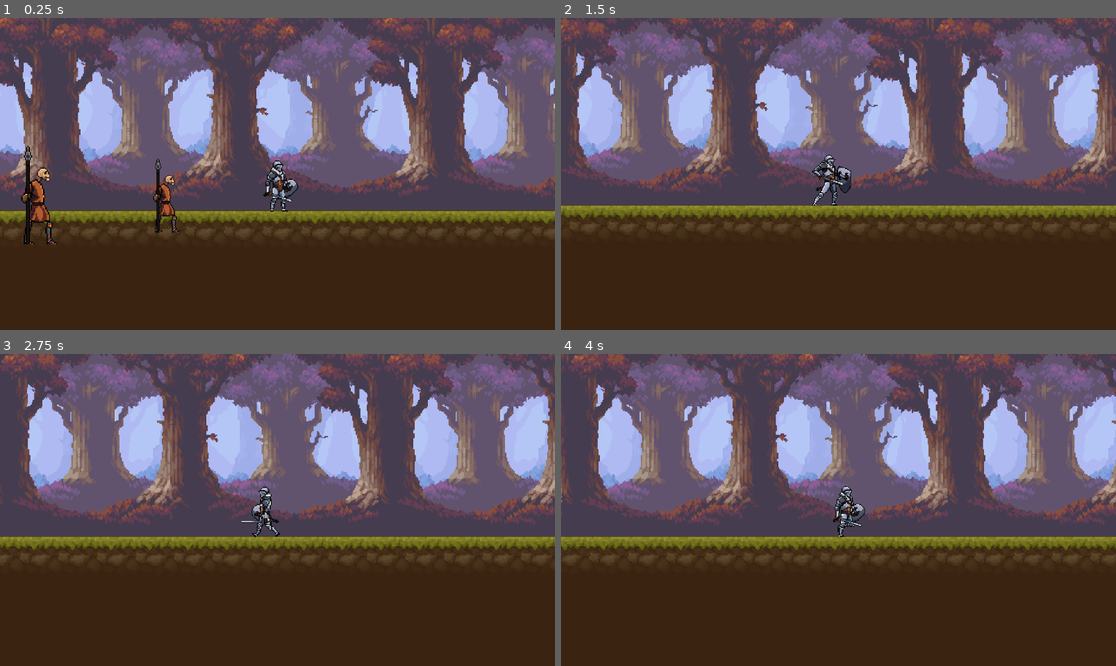
Above: before the commit, frames 1-4 (two rows, left to right).
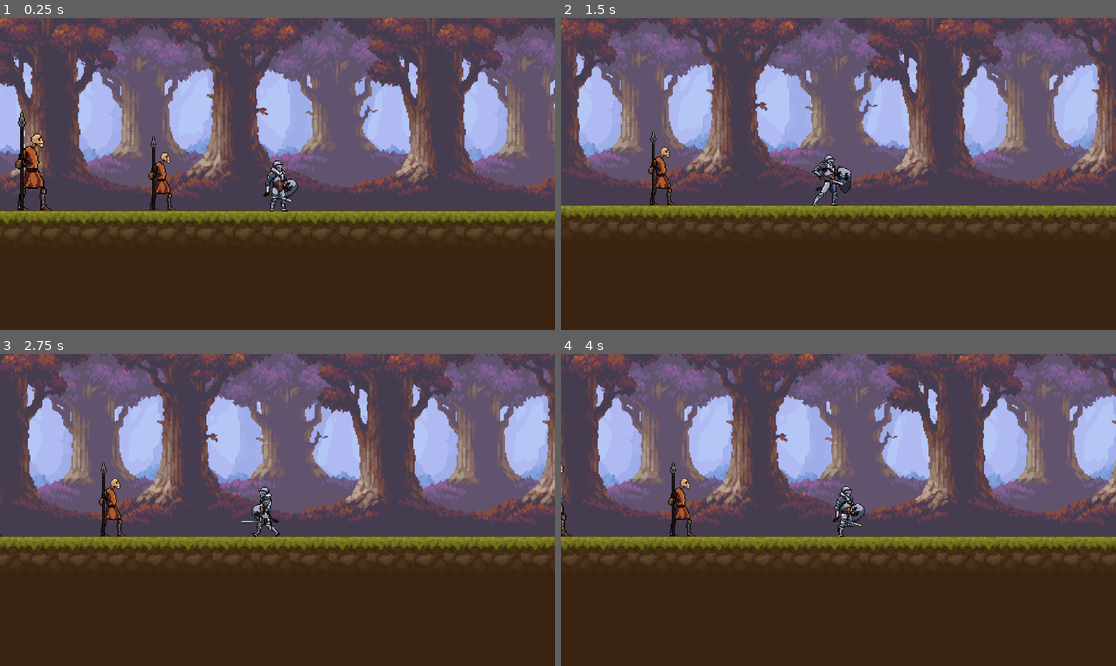
Above: after the commit, the same moments.

Repository: ahmadwaddahschool-cmyk/spirits-of-the-sun
Game: Godot game, scene res://scenes/map.tscn
Same seed, same stepped clock (60 frames per second), same inputs: the game is played once before the commit and once after it.
Inputs (mouse positions are in pixels of both pictures, inside the frame that each line leads up to):
- Up to frame 1 (0.25 s): no input
- Up to frame 2 (1.5 s): tap Enter (ui_accept) at 0.5, 0.77 s; move the mouse to (960, 158) at 0.52 s; hold Right (ui_right) from 0.53 s (still down); click (960, 158) at 0.6 s; move the mouse to (727, 189) at 1.27 s; click (727, 189) at 1.35 s
- Up to frame 3 (2.75 s): tap Enter (ui_accept) at 1.52 s; move the mouse to (333, 441) at 2.02 s; release Right (ui_right) at 2.03 s; hold Left (ui_left) from 2.03 s (still down); click (333, 441) at 2.1 s
- Up to frame 4 (4 s): move the mouse to (810, 572) at 2.77 s; release Left (ui_left) at 2.78 s; hold Right (ui_right) from 2.78 s (still down); click (810, 572) at 2.85 s; tap Enter (ui_accept) at 3.02, 3.77 s; move the mouse to (1005, 556) at 3.52 s; click (1005, 556) at 3.6 s

The runs differ from the first frame. In frame 1, 2.1% of the frame differs, in the area x 2-33%, y 30-73%; in frame 2, 0.5%; in frame 3, 0.5%; in frame 4, 0.6%.

Commit message:
fuck u ahmad

Diff:
--- a/new-game-project/project.godot
+++ b/new-game-project/project.godot
@@ -17,8 +17,8 @@
 
 [global_group]
 
-enemies=""
 player=""
+enemy=""
 
 [input]
 
--- /dev/null
+++ b/new-game-project/scenes/attack_enemy.tscn
@@ -0,0 +1,15 @@
+[gd_scene load_steps=3 format=3 uid="uid://da4g0wpgle1qk"]
+
+[ext_resource type="Script" uid="uid://ctd8hk2535jne" path="res://scripts/attack_enemy.gd" id="1_58vdd"]
+
+[sub_resource type="RectangleShape2D" id="RectangleShape2D_cbtqc"]
+size = Vector2(20, 8)
+
+[node name="attack_enemy" type="Area2D"]
+collision_layer = 4
+collision_mask = 3
+script = ExtResource("1_58vdd")
+
+[node name="CollisionShape2D" type="CollisionShape2D" parent="."]
+position = Vector2(-1, 0)
+shape = SubResource("RectangleShape2D_cbtqc")
--- a/new-game-project/scenes/enemy_2.tscn
+++ b/new-game-project/scenes/enemy_2.tscn
@@ -254,19 +254,18 @@
 [sub_resource type="RectangleShape2D" id="RectangleShape2D_l21ug"]
 size = Vector2(28, 56)
 
-[node name="CharacterBody2D" type="CharacterBody2D" groups=["enemies"]]
-collision_layer = 4
-collision_mask = 2
+[node name="CharacterBody2D" type="CharacterBody2D" groups=["enemy"]]
+position = Vector2(-1, 0)
+collision_layer = 2
+collision_mask = 3
 script = ExtResource("1_a2yeo")
 
 [node name="AnimatedSprite2D" type="AnimatedSprite2D" parent="."]
-position = Vector2(199, 57.5)
+position = Vector2(194, 58)
 sprite_frames = SubResource("SpriteFrames_fapi5")
 animation = &"idle"
 autoplay = "idle"
 
 [node name="CollisionShape2D" type="CollisionShape2D" parent="."]
-light_mask = 2
-visibility_layer = 4
-position = Vector2(194, 71)
+position = Vector2(188, 71)
 shape = SubResource("RectangleShape2D_l21ug")
--- a/new-game-project/scenes/map.tscn
+++ b/new-game-project/scenes/map.tscn
@@ -2877,8 +2877,6 @@
 texture = ExtResource("3_nakos")
 
 [node name="TileMap" type="TileMap" parent="."]
-light_mask = 5
-visibility_layer = 3
 position = Vector2(-3, 0)
 tile_set = SubResource("TileSet_gldc4")
 format = 2
--- a/new-game-project/scenes/player_knight.tscn
+++ b/new-game-project/scenes/player_knight.tscn
@@ -371,6 +371,7 @@
 size = Vector2(20, 61)
 
 [node name="player-knight" type="CharacterBody2D" groups=["player"]]
+collision_mask = 3
 script = ExtResource("1_48q1q")
 
 [node name="AnimatedSprite2D" type="AnimatedSprite2D" parent="."]
--- /dev/null
+++ b/new-game-project/scripts/attack_enemy.gd
@@ -0,0 +1,31 @@
+extends Area2D
+
+var damage = 5
+var attack_owner = ""  # "player" or "enemy"
+
+func _ready():
+	# Connect to body_entered signal
+	body_entered.connect(_on_body_entered)
+
+	# Auto-destroy after a short time
+	await get_tree().create_timer(0.2).timeout
+	queue_free()
+
+func set_damage(value):
+	damage = value
+
+func set_owner_type(owner_type: String):
+	attack_owner = owner_type
+
+func _on_body_entered(body):
+	print("Attack hit something: ", body.name, " | Owner: ", attack_owner)
+
+	# Only damage the opposite type
+	if attack_owner == "player" and body.is_in_group("enemy"):
+		if body.has_method("take_damage"):
+			body.take_damage(damage)
+			print("Player hit enemy for ", damage, " damage!")
+	elif attack_owner == "enemy" and body.is_in_group("player"):
+		if body.has_method("take_damage"):
+			body.take_damage(damage)
+			print("Enemy hit player for ", damage, " damage!")
--- a/new-game-project/scripts/enemy_2.gd
+++ b/new-game-project/scripts/enemy_2.gd
@@ -1,159 +1,162 @@
 extends CharacterBody2D
 
 @onready var animated_sprite_2d: AnimatedSprite2D = $AnimatedSprite2D
+@onready var attack_scene = preload("res://scenes/attack_enemy.tscn")
 
 const SPEED = 50.0
-const CHASE_RANGE = 200.0
-const ATTACK_RANGE = 40.0
-const ATTACK_DAMAGE = 4
+const ATTACK_DAMAGE = 5
 const MAX_HEALTH = 10
+const ATTACK_RANGE = 50.0
+const STOP_DISTANCE = 40.0
+const ATTACK_COOLDOWN = 2.0
+const DETECTION_RANGE = 200.0
 
 var gravity = ProjectSettings.get_setting("physics/2d/default_gravity")
 var health = MAX_HEALTH
+var is_attacking = false
+var attack_timer = 0.0
+var attack_cooldown_timer = 0.0
+var locked_y_position = 0.0
 var player = null
-var is_attacking = false
-var is_hurt = false
-var is_dead = false
-var attack_cooldown = 0.0
-var locked_y_position = 0.0
 
 func _ready():
 	print("Enemy spawned with health: ", health)
-	# Connect animation finished signal
-	if animated_sprite_2d:
-		animated_sprite_2d.animation_finished.connect(_on_animation_finished)
+	# Add to enemy group
+	add_to_group("enemy")
+
+	# Find the player in the scene
+	player = get_tree().get_first_node_in_group("player")
+	if not player:
+		print("Warning: No player found! Make sure player is in 'player' group")
 
 func _physics_process(delta):
-	# Don't process if dead
-	if is_dead:
-		return
+	# Handle attack timer
+	if is_attacking:
+		attack_timer -= delta
+		if attack_timer <= 0:
+			is_attacking = false
+			print("Enemy attack finished")
 
-	# Apply gravity (same as player)
+	# Handle attack cooldown
+	if attack_cooldown_timer > 0:
+		attack_cooldown_timer -= delta
+
+	# Add gravity
 	if not is_on_floor():
 		velocity.y += gravity * delta
 
-	# Handle attack cooldown
-	if attack_cooldown > 0:
-		attack_cooldown -= delta
+	# AI behavior
+	if player and is_instance_valid(player):
+		var distance_to_player = position.distance_to(player.position)
 
-	# Lock Y position during hurt or attack (same as player)
-	if is_hurt or is_attacking:
-		velocity.x = 0
+		# Check if player is in detection range
+		if distance_to_player < DETECTION_RANGE:
+			# Check if player is in attack range
+			if distance_to_player < ATTACK_RANGE and is_on_floor() and not is_attacking and attack_cooldown_timer <= 0:
+				perform_attack()
+			elif not is_attacking and distance_to_player > STOP_DISTANCE:
+				# Only move if farther than stop distance
+				move_towards_player(distance_to_player)
+			elif not is_attacking:
+				# Stop and idle when close
+				velocity.x = move_toward(velocity.x, 0, SPEED * 2)
+				animated_sprite_2d.play("idle")
+
+				# Face the player
+				if player.position.x > position.x:
+					animated_sprite_2d.flip_h = false
+				else:
+					animated_sprite_2d.flip_h = true
+		elif not is_attacking:
+			# Idle when player is far
+			animated_sprite_2d.play("idle")
+			velocity.x = move_toward(velocity.x, 0, SPEED)
+	else:
+		# No player, just idle
+		if not is_attacking:
+			animated_sprite_2d.play("idle")
+			velocity.x = move_toward(velocity.x, 0, SPEED)
+
+	# During attack, lock vertical movement and stop horizontal
+	if is_attacking:
 		velocity.y = 0
 		position.y = locked_y_position
-		move_and_slide()
-		# Update locked position when on floor
-		if is_on_floor() and not is_attacking and not is_hurt:
-			locked_y_position = position.y
+		velocity.x = move_toward(velocity.x, 0, SPEED * 3)
+
+	move_and_slide()
+
+	# Update locked position if on floor and not attacking
+	if is_on_floor() and not is_attacking:
+		locked_y_position = position.y
+
+func move_towards_player(distance: float):
+	# Don't move if too close
+	if distance < STOP_DISTANCE:
+		velocity.x = move_toward(velocity.x, 0, SPEED * 2)
 		return
 
-	# Find player if not already found
-	if player == null:
-		player = get_tree().get_first_node_in_group("player")
+	var direction = sign(player.position.x - position.x)
 
-	if player != null and not player.is_queued_for_deletion():
-		var distance_to_player = global_position.distance_to(player.global_position)
+	# Flip sprite based on direction
+	if direction > 0:
+		animated_sprite_2d.flip_h = false
+	elif direction < 0:
+		animated_sprite_2d.flip_h = true
 
-		# Flip sprite to face player
-		if player.global_position.x < global_position.x:
-			animated_sprite_2d.flip_h = true
-		else:
-			animated_sprite_2d.flip_h = false
-
-		# Check if in attack range
-		if distance_to_player <= ATTACK_RANGE and attack_cooldown <= 0 and is_on_floor():
-			attack_player()
-		# Check if in chase range
-		elif distance_to_player <= CHASE_RANGE:
-			chase_player()
-		else:
-			# Idle
-			velocity.x = move_toward(velocity.x, 0, SPEED)
-			if animated_sprite_2d:
-				animated_sprite_2d.play("idle")
-	else:
-		# No player, just idle
-		velocity.x = move_toward(velocity.x, 0, SPEED)
-		if animated_sprite_2d:
-			animated_sprite_2d.play("idle")
-
-	# Move and slide (same as player)
-	move_and_slide()
-
-	# Update locked position if on floor (same as player)
-	if is_on_floor() and not is_attacking and not is_hurt:
-		locked_y_position = position.y
-
-func chase_player():
-	var direction = sign(player.global_position.x - global_position.x)
+	# Move towards player
 	velocity.x = direction * SPEED
 
-	# Play run animation
-	if animated_sprite_2d:
-		animated_sprite_2d.play("run")
+	# Play walk animation
+	if is_on_floor():
+		animated_sprite_2d.play("walk")
 
-func attack_player():
+func perform_attack():
 	is_attacking = true
-	attack_cooldown = 1.5  # 1.5 seconds between attacks
+	attack_cooldown_timer = ATTACK_COOLDOWN
+
+	# Lock the Y position at attack start
 	locked_y_position = position.y
+	velocity.y = 0
 	velocity.x = 0
-	velocity.y = 0
 
-	# Play run+attack animation
-	if animated_sprite_2d:
-		if animated_sprite_2d.sprite_frames.has_animation("run + attack"):
-			animated_sprite_2d.play("run + attack")
+	# Face the player before attacking
+	if player and is_instance_valid(player):
+		if player.position.x > position.x:
+			animated_sprite_2d.flip_h = false
 		else:
-			# Fallback if run+attack doesn't exist
-			animated_sprite_2d.play("idle")
+			animated_sprite_2d.flip_h = true
 
-	# Deal damage to player in the middle of attack animation
-	await get_tree().create_timer(0.3).timeout
+	# Play attack animation
+	animated_sprite_2d.play("attack")
+	attack_timer = 1.0
 
-	if player != null and not player.is_queued_for_deletion():
-		if player.has_method("take_damage"):
-			player.take_damage(ATTACK_DAMAGE)
-			print("Enemy attacked player for ", ATTACK_DAMAGE, " damage!")
+	# Spawn attack hitbox
+	spawn_attack_hitbox()
+	print("Enemy attacking!")
+
+func spawn_attack_hitbox():
+	var attack_instance = attack_scene.instantiate()
+
+	# Position the attack in front of the enemy
+	var attack_offset = 30 if not animated_sprite_2d.flip_h else -30
+	attack_instance.position = position + Vector2(attack_offset, 0)
+
+	# Pass damage value and owner to the attack
+	if attack_instance.has_method("set_damage"):
+		attack_instance.set_damage(ATTACK_DAMAGE)
+	if attack_instance.has_method("set_owner_type"):
+		attack_instance.set_owner_type("enemy")
+
+	# Add to parent (scene root)
+	get_parent().add_child(attack_instance)
 
 func take_damage(amount):
-	if is_dead:
-		return
-
 	health -= amount
 	print("Enemy took ", amount, " damage! Health: ", health)
 
 	if health <= 0:
 		die()
-	else:
-		# Play hurt animation
-		is_hurt = true
-		locked_y_position = position.y
-		velocity.x = 0
-		velocity.y = 0
-		if animated_sprite_2d:
-			animated_sprite_2d.play("hurt")
 
 func die():
-	is_dead = true
-	velocity.x = 0
-	velocity.y = 0
 	print("Enemy died!")
-
-	# Play death animation
-	if animated_sprite_2d:
-		animated_sprite_2d.play("dead")
-
-	# Wait for death animation to finish, then remove
-	await get_tree().create_timer(1.0).timeout
 	queue_free()
-
-func _on_animation_finished():
-	var current_anim = animated_sprite_2d.animation
-
-	# Reset hurt state after hurt animation
-	if current_anim == "hurt":
-		is_hurt = false
-
-	# Reset attack state after attack animation
-	if current_anim == "run + attack":
-		is_attacking = false
Not shown, added: new-game-project/scripts/attack_enemy.gd.uid
